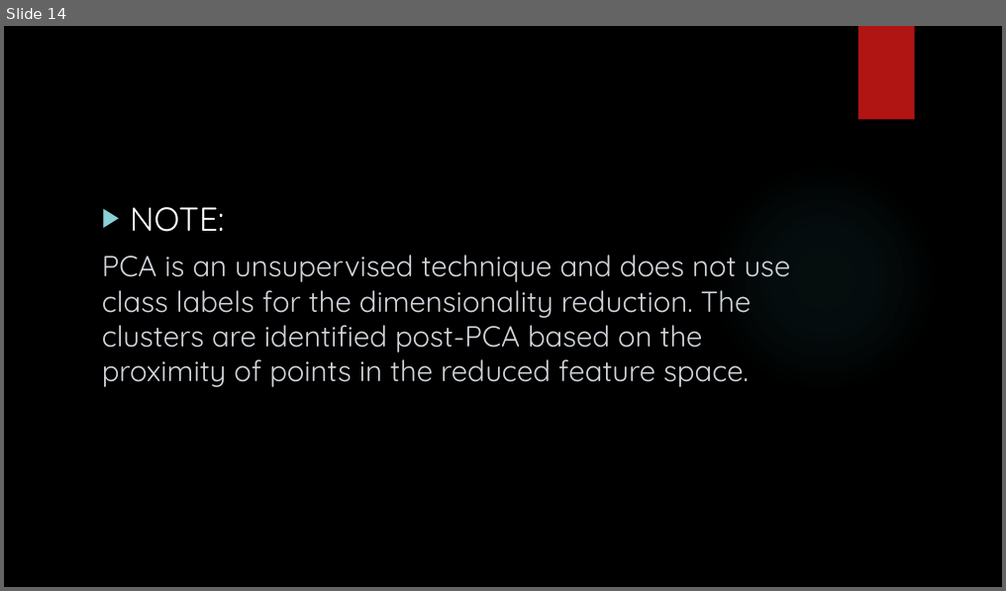
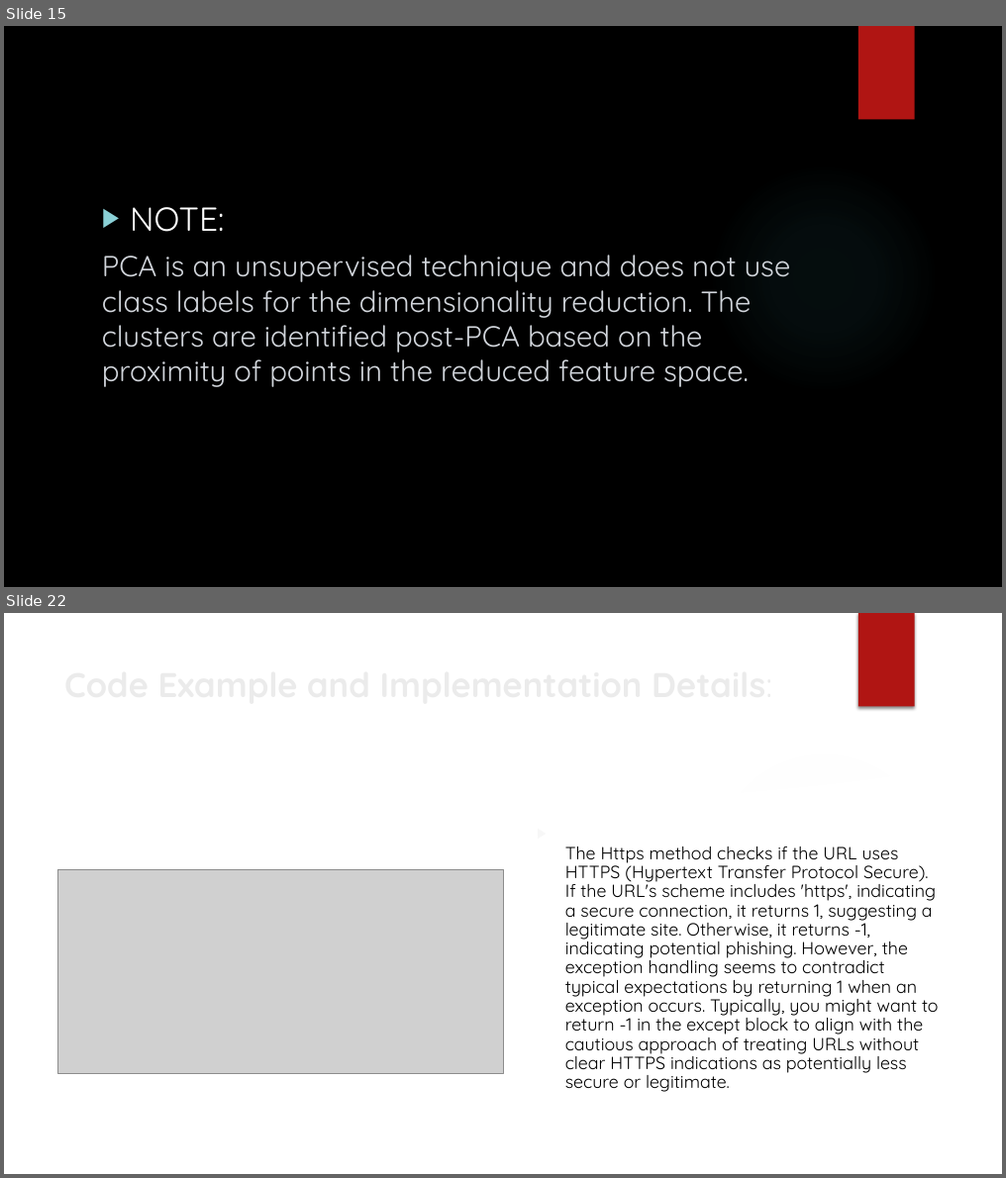
Before and after one commit to mpriyankapatil/ISU-Software_Project_2024, a slide deck: Week 4&5 Presentation.pptx. Shown one above the other, each under a label of ours: slide 14 before the commit, slides 15 and 22 after it; the slides between them are not shown. The pictures are 1006x591 and 1006x1178 pixels, drawn with LibreOffice and Linux fonts; fonts in the diff are those of the drawing; grey boxes stand for pictures; background and template pictures are left out. Boxes give left, top, right and bottom in pixels: in the first picture for what was removed or moved away, otherwise in the second. Text is boxed around its words. In the diff, an @@ line names an element or a change of style, - is before the commit and + after.

```diff
--- a/Week 4&5 Presentation.pptx
+++ b/Week 4&5 Presentation.pptx
@@ slide 22 added at [4,613,1002,1174], background picture (left out) @@
@@ rectangle added at [858,613,915,707], fill #B01513 @@
@@ title added at [57,664,815,748], 33 pt, text #EBEBEB, bold @@
+Code Example and Implementation Details:
@@ freeform shape added at [4,758,1002,1174], fill #FFFFFF @@
@@ ellipse added at [709,750,939,980], fill gradient #F3F3F3 @@
@@ freeform shape added at [718,733,1002,800], fill #FFFFFF at 20% opacity @@
@@ text added at [565,847,939,1092], 17 pt, text #000000 @@
+▶ The Https method checks if the URL uses HTTPS (Hypertext Transfer Protocol Secure). If the URL's scheme includes 'https', indicating a secure connection, it returns 1, suggesting a legitimate site. Otherwise, it returns -1, indicating potential phishing. However, the exception handling seems to contradict typical expectations by returning 1 when an exception occurs. Typically, you might want to return -1 in the except block to align with the cautious approach of treating URLs without clear HTTPS indications as potentially less secure or legitimate.
@@ picture added at [57,869,503,1074] @@
@@ what was slide 14 is now slide 15 @@
```
Also in this commit, not shown: 3 slides changed, 9 other slides added.
